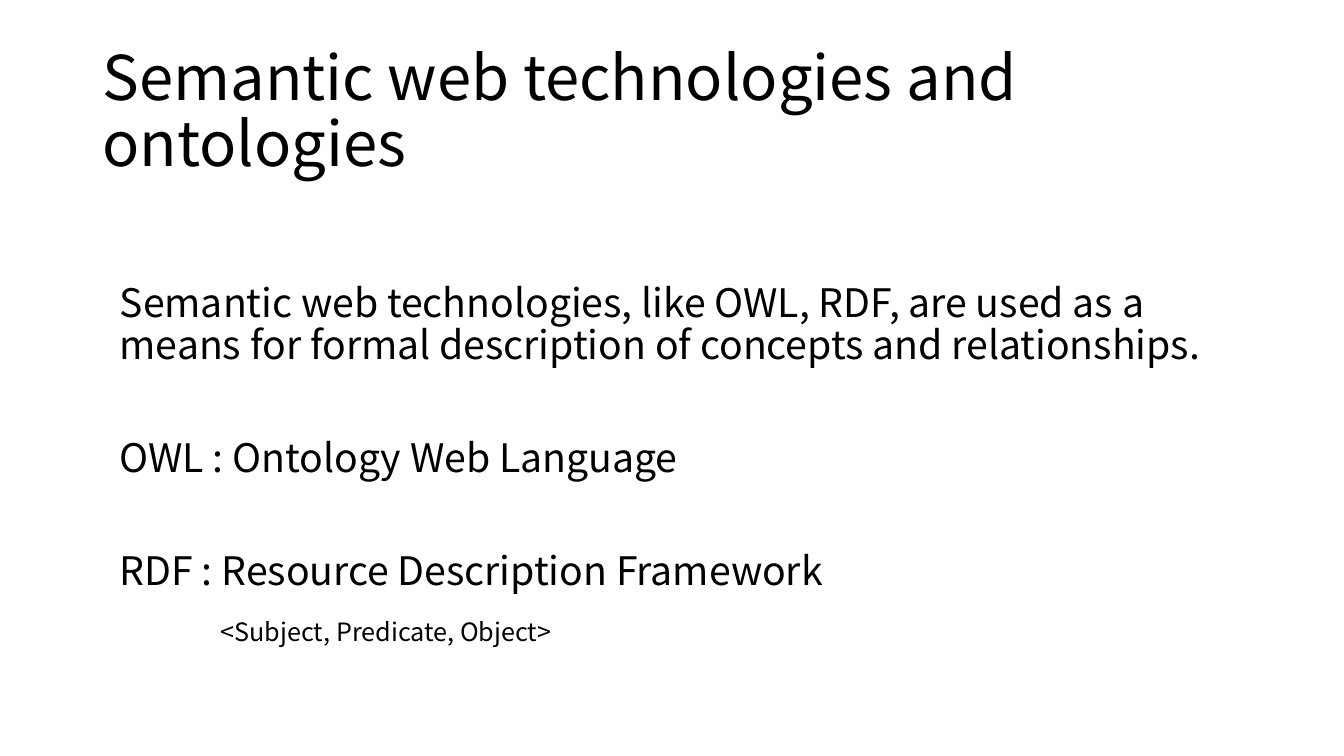
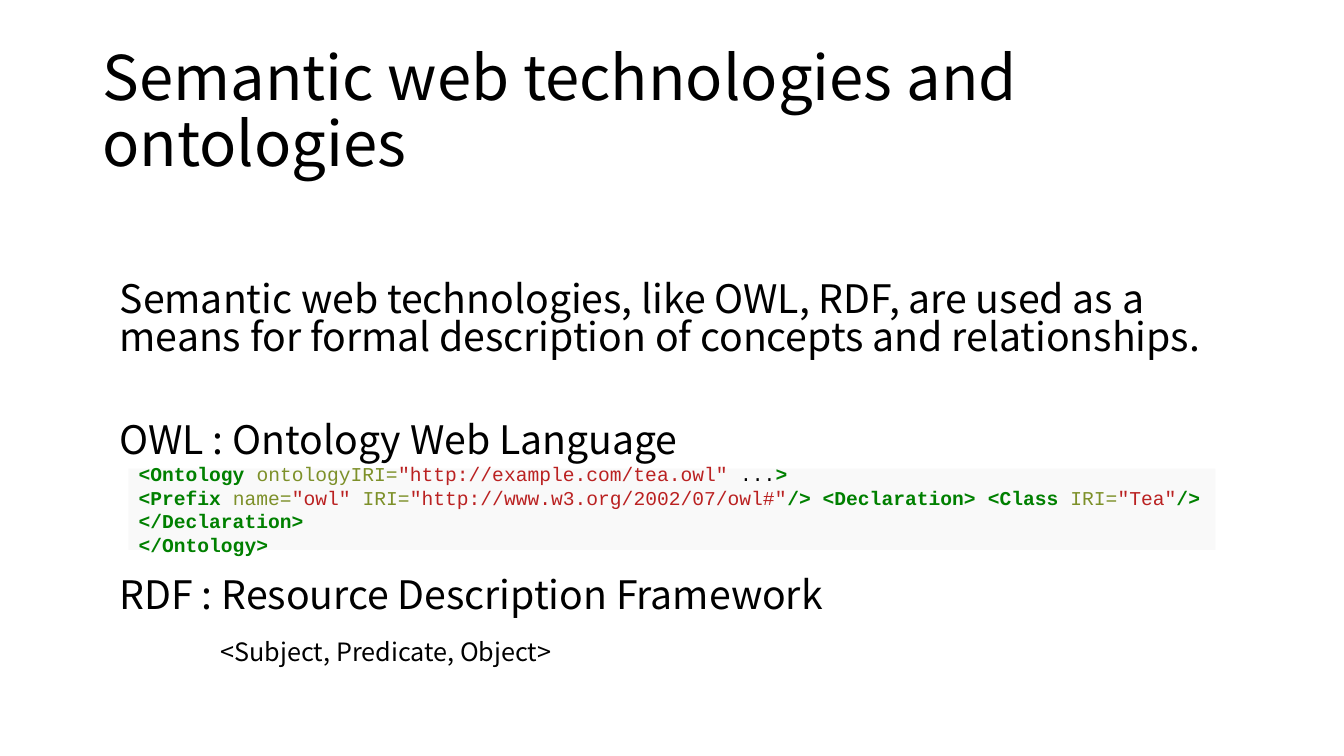
Before and after one commit to moklise/TIL, a slide deck: slide 9 of Review/[3] Literature mining, ontologies and information visualization for drug repurposing/Literature mining, ontologies and information visualization for.pptx. Drawn at 1344x756 pixels with LibreOffice and Linux fonts; fonts in the diff are those of the drawing. Boxes give left, top, right and bottom in pixels: in the first picture for what was removed or moved away, otherwise in the second. Text is boxed around its words. In the diff, an @@ line names an element or a change of style, - is before the commit and + after.

```diff
--- a/Review/[3] Literature mining, ontologies and information visualization for drug repurposing/Literature mining, ontologies and information visualization for.pptx
+++ b/Review/[3] Literature mining, ontologies and information visualization for drug repurposing/Literature mining, ontologies and information visualization for.pptx
@@ text "Semantic web technologies, like OWL, ..." at bbox=[120, 281, 1201, 667]: line spacing 0.9 to 0.8 @@
@@ text added at bbox=[139, 468, 1200, 556], 14 pt, text #BA2121 @@
+<Ontology ontologyIRI="http://example.com/tea.owl" ...>
+<Prefix name="owl" IRI="http://www.w3.org/2002/07/owl#"/> <Declaration> <Class IRI="Tea"/> </Declaration>
+</Ontology>
```
Also in this commit, not shown: 3 other slides changed, 1 other file.
